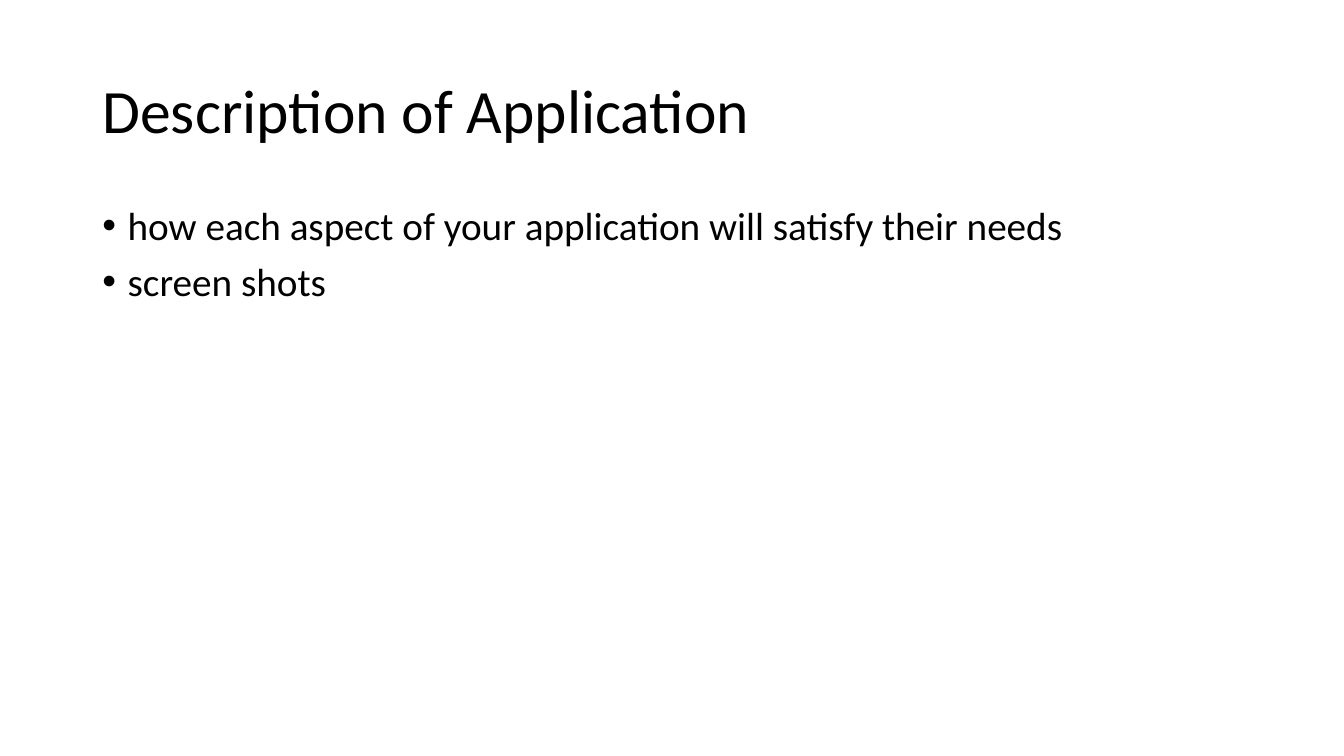
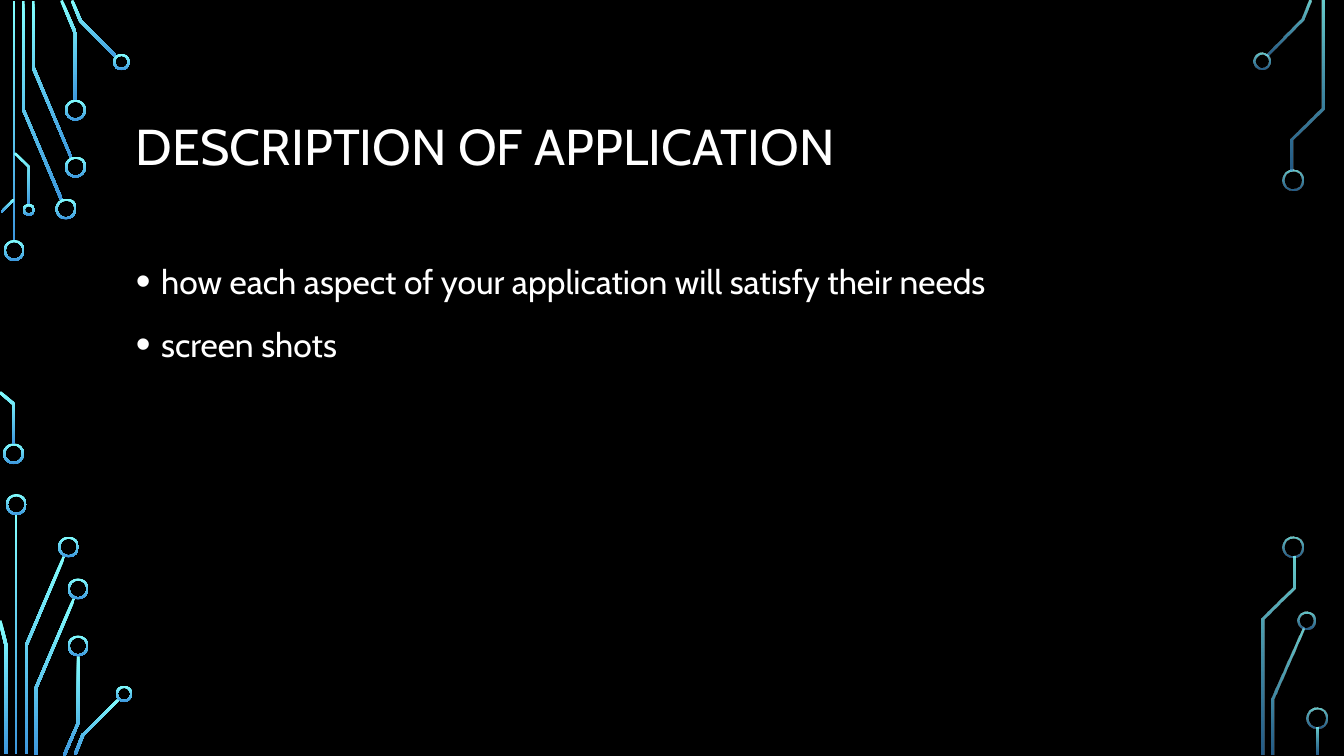
Before and after one commit to KathLevi/TheaterApp, a slide deck: slide 2 of Database Final Presentation.pptx. Drawn at 1344x756 pixels with LibreOffice and Linux fonts; fonts in the diff are those of the drawing; background and template pictures are left out. Boxes give left, top, right and bottom in pixels: in the first picture for what was removed or moved away, otherwise in the second. Text is boxed around its words. In the diff, an @@ line names an element or a change of style, - is before the commit and + after.

```diff
--- a/Database Final Presentation.pptx
+++ b/Database Final Presentation.pptx
@@ background #FFFFFF to picture (left out) @@
@@ title at box(136, 129, 835, 166): text changed; size 44 to 36 pt; font Calibri to Cabin; text colour #000000 to #FFFFFF @@
-Description of Application
+DESCRIPTION OF APPLICATION
@@ text "how each aspect of your ...": place and size @@
-text "how each aspect of your ..." at box(128, 212, 1062, 297)
+text "how each aspect of your ..." at box(161, 268, 986, 358)
@@ text "how each aspect of your ..." at box(161, 268, 986, 358): size 28 to 24 pt, font Calibri to Cabin, text colour #000000 to #FFFFFF; line spacing 0.9 to 1.2 @@
@@ group added at box(0, 0, 1328, 756): 33 freeform shapes, 3 rectangles @@
```
Also in this commit, not shown: 5 other slides changed, 2 slides added, 2 slides removed.
